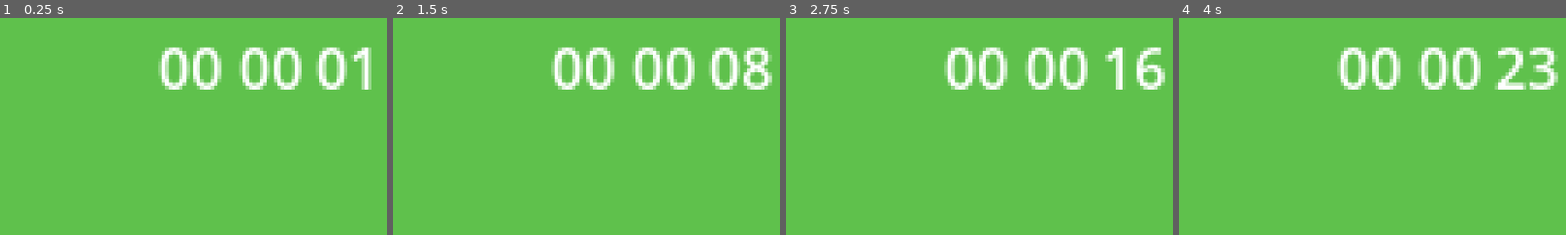
Above: before the commit, frames 1-4 (left to right).
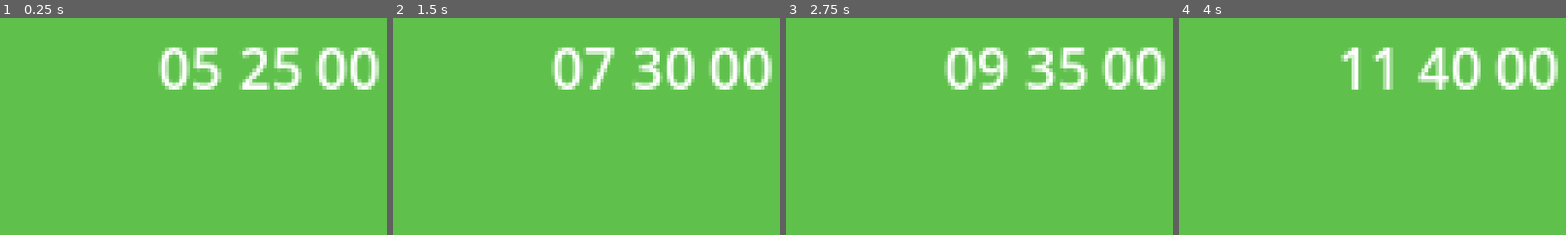
Above: after the commit, the same moments.

Repository: DylanTan1/teemwagyu-sss
Game: Godot game, scene res://scenes/main_game.tscn
Two runs of this game, one before a commit and one after it. Both use one fixed random seed, a clock stepped at 60 frames per second and the inputs below.
Inputs:
- Up to frame 1 (0.25 s): no input
- Up to frame 2 (1.5 s): no input
- Up to frame 3 (2.75 s): no input
- Up to frame 4 (4 s): no input
The pictures show only the part of the screen within x 50-100%, y 0-50%; the shares and areas given below are measured in that part.

The runs differ from the first frame. In frame 1, 3.4% of the frame differs, in the area x 49-98%, y 13-34%; in frame 2, 2.6%; in frame 3, 3.9%; in frame 4, 5.1%, in the area x 40-98%, y 13-34%.

Commit message:
added directional light 2d to mask night with a tint. added a signal reference example under daynight_indicator to check current day night state if need to refer

Diff:
--- /dev/null
+++ b/cowgame/scenes/base_enemy.tscn
@@ -0,0 +1,8 @@
+[gd_scene load_steps=2 format=3 uid="uid://buy2nwh0efe2s"]
+
+[ext_resource type="Script" path="res://scripts/base_enemy.gd" id="1_g0bd7"]
+
+[node name="BaseEnemy" type="CharacterBody2D"]
+script = ExtResource("1_g0bd7")
+
+[node name="CollisionShape2D" type="CollisionShape2D" parent="."]
--- /dev/null
+++ b/cowgame/scenes/day_night.tscn
@@ -0,0 +1,26 @@
+[gd_scene load_steps=5 format=3 uid="uid://ce45d5h80s4t"]
+
+[ext_resource type="Script" path="res://scripts/day_night.gd" id="1_jultr"]
+[ext_resource type="Script" path="res://scripts/date_time.gd" id="2_rtxg2"]
+
+[sub_resource type="Resource" id="Resource_t4mel"]
+script = ExtResource("2_rtxg2")
+seconds = 0
+minutes = 0
+hours = 5
+days = 0
+
+[sub_resource type="Resource" id="Resource_3a4ob"]
+script = ExtResource("2_rtxg2")
+seconds = 0
+minutes = 0
+hours = 19
+days = 0
+
+[node name="day_night" type="DirectionalLight2D"]
+blend_mode = 2
+script = ExtResource("1_jultr")
+day_color = Color(1, 1, 1, 1)
+night_color = Color(0.464749, 0.283493, 0.825311, 1)
+day_time = SubResource("Resource_t4mel")
+night_time = SubResource("Resource_3a4ob")
--- a/cowgame/scenes/main_game.tscn
+++ b/cowgame/scenes/main_game.tscn
@@ -1,34 +1,26 @@
-[gd_scene load_steps=8 format=3 uid="uid://blg3dqwh0kukr"]
+[gd_scene load_steps=10 format=3 uid="uid://blg3dqwh0kukr"]
 
 [ext_resource type="PackedScene" uid="uid://cmyptxyc8gixb" path="res://scenes/base_level.tscn" id="1_ls7u1"]
 [ext_resource type="Script" path="res://scripts/time_system.gd" id="2_gc8ho"]
 [ext_resource type="Script" path="res://scripts/date_time.gd" id="3_7xfef"]
 [ext_resource type="PackedScene" uid="uid://cri1u3jjbk6n8" path="res://ui/time_ui.tscn" id="5_rbjay"]
 [ext_resource type="Script" path="res://ui/time_ui.gd" id="6_2ppgh"]
+[ext_resource type="PackedScene" uid="uid://ce45d5h80s4t" path="res://scenes/day_night.tscn" id="6_iqqq7"]
+[ext_resource type="Script" path="res://scripts/daynight_indicator.gd" id="7_0f1sk"]
 
 [sub_resource type="Resource" id="Resource_htryv"]
 script = ExtResource("3_7xfef")
 seconds = 0
 minutes = 0
-hours = 0
+hours = 5
 days = 0
 
-[sub_resource type="GDScript" id="GDScript_ygj84"]
-script/source = "extends Node
-
-func get_hours():
-	# Get a reference to the TimeSystem node
-	var time_system = get_node(\"/res/TimeSystem\") # Adjust the path based on your scene tree
-	print_debug(time_system)
-	# Access the date_time instance inside TimeSystem
-	var date_time = time_system.date_time
-
-	# Access the hours from the date_time object
-	print_debug(\"Hours\", date_time.hours)
-
-func _process(delta: float) -> void:
-	pass
-"
+[sub_resource type="Resource" id="Resource_2unld"]
+script = ExtResource("3_7xfef")
+seconds = 0
+minutes = 0
+hours = 5
+days = 0
 
 [node name="main_game" type="Node"]
 
@@ -39,9 +31,7 @@
 [node name="TimeSystem" type="Node" parent="."]
 script = ExtResource("2_gc8ho")
 date_time = SubResource("Resource_htryv")
-
-[node name="Node" type="Node" parent="."]
-script = SubResource("GDScript_ygj84")
+ticks_pr_second = 6000
 
 [node name="CanvasLayer" type="CanvasLayer" parent="."]
 
@@ -53,4 +43,13 @@
 scale = Vector2(5.2, 5.2)
 script = ExtResource("6_2ppgh")
 
+[node name="day_night" parent="." node_paths=PackedStringArray("time_system") instance=ExtResource("6_iqqq7")]
+day_time = SubResource("Resource_2unld")
+time_system = NodePath("../TimeSystem")
+
+[node name="daynight_indicator" type="Node" parent="."]
+script = ExtResource("7_0f1sk")
+
 [connection signal="updated" from="TimeSystem" to="CanvasLayer/TimeIndicator" method="_on_time_system_updated"]
+[connection signal="updated" from="TimeSystem" to="day_night" method="update"]
+[connection signal="currentDayState" from="day_night" to="daynight_indicator" method="currentGameState"]
--- /dev/null
+++ b/cowgame/scenes/player.tscn
@@ -0,0 +1,21 @@
+[gd_scene load_steps=4 format=3 uid="uid://d6y2kg53mmhi"]
+
+[ext_resource type="Texture2D" uid="uid://cg6lsmu2f0us1" path="res://icon.svg" id="1_4bm6q"]
+[ext_resource type="Script" path="res://scripts/player.gd" id="1_384x8"]
+
+[sub_resource type="RectangleShape2D" id="RectangleShape2D_hbu3u"]
+size = Vector2(49, 49)
+
+[node name="Player" type="CharacterBody2D"]
+script = ExtResource("1_384x8")
+speed = 350.0
+
+[node name="CollisionShape2D" type="CollisionShape2D" parent="."]
+position = Vector2(0.5, -0.5)
+shape = SubResource("RectangleShape2D_hbu3u")
+
+[node name="Icon" type="Sprite2D" parent="."]
+scale = Vector2(0.398926, 0.398926)
+texture = ExtResource("1_4bm6q")
+
+[node name="Camera2D" type="Camera2D" parent="."]
--- /dev/null
+++ b/cowgame/scripts/base_enemy.gd
@@ -0,0 +1,6 @@
+extends CharacterBody2D
+
+
+func _physics_process(delta: float) -> void:
+
+	move_and_slide()
--- a/cowgame/scripts/date_time.gd
+++ b/cowgame/scripts/date_time.gd
@@ -25,4 +25,11 @@
 	minutes = minutes % 60
 	hours = hours % 24
 
-	print_debug(str(days)+ ":"+ str(hours)+ ":" + str(minutes)+ ":" + str(seconds))
+	#print_debug(str(days)+ ":"+ str(hours)+ ":" + str(minutes)+ ":" + str(seconds))
+
+func diff_without_days(other_time: DateTime) -> int:
+	var diff_hours = hours - other_time.hours
+	var diff_minutes = minutes - other_time.minutes + diff_hours * 60
+	var diff_seconds = minutes - other_time.seconds + diff_minutes * 60
+
+	return diff_seconds
--- /dev/null
+++ b/cowgame/scripts/day_night.gd
@@ -0,0 +1,63 @@
+extends DirectionalLight2D
+
+@export var day_color: Color
+@export var night_color: Color
+@export var day_time: DateTime
+@export var night_time: DateTime
+@export var transition_time: int = 30
+@export var time_system: TimeSystem
+
+signal currentDayState
+
+var in_transition: bool = false
+
+enum DayState{DAY, NIGHT}
+var current_state: DayState = DayState.DAY
+
+@onready var time_map: Dictionary = {
+	DayState.DAY: day_time,
+	DayState.NIGHT: night_time,
+}
+
+@onready var transition_map: Dictionary = {
+	DayState.DAY: DayState.NIGHT,
+	DayState.NIGHT: DayState.DAY,
+}
+
+@onready var color_map: Dictionary = {
+	DayState.DAY: day_color,
+	DayState.NIGHT: night_color,
+}
+
+func _ready() -> void:
+	var diff_day_start = time_system.date_time.diff_without_days(day_time)
+	var diff_night_start = time_system.date_time.diff_without_days(night_time)
+	if diff_day_start < 0 || diff_night_start > 0:
+		current_state = DayState.NIGHT
+
+func update(game_time: DateTime) -> void:
+	var next_state = transition_map[current_state]
+	var change_time = time_map[next_state]
+	var time_diff = change_time.diff_without_days(game_time)
+	var test_state = current_state
+	currentDayState.emit(test_state) #test emit day/night states
+
+	if in_transition:
+		update_transition(time_diff, next_state)
+	elif time_diff > 0 && time_diff < (transition_time * 60):
+		in_transition = true
+		update_transition(time_diff, next_state)
+	else:
+		color = color_map[current_state]
+
+	if time_diff > 0 && time_diff < (transition_time * 60):
+		in_transition = true
+
+
+func update_transition(time_diff: int, next_state: DayState) -> void:
+	var ratio = 1 - (time_diff as float / (transition_time * 60))
+	if ratio > 1:
+		current_state = next_state
+		in_transition = false
+	else:
+		color = color_map[current_state].lerp(color_map[next_state], ratio)
--- /dev/null
+++ b/cowgame/scripts/daynight_indicator.gd
@@ -0,0 +1,9 @@
+extends Node
+
+#signals from  day_night node will trigger this function
+func currentGameState(currentState):
+
+	if currentState == 0:
+		print_debug("It's day time!")
+	else :
+		print_debug("It's night time!")
--- /dev/null
+++ b/cowgame/scripts/player.gd
@@ -0,0 +1,35 @@
+extends CharacterBody2D
+
+@export var speed: float = 500
+@export var max_health: int = 100
+@export var current_health: int = 5
+var is_lose: bool
+
+func _physics_process(delta: float) -> void:
+	var direction = Input.get_vector("move_left", "move_right", "move_up", "move_down")
+	velocity = direction * speed
+	move_and_slide()
+
+
+
+#Call this when increasing speed
+func gain_speed(speed: float) -> void:
+	speed += speed
+
+#Call thsi when losing speed
+func lose_speed(speed: float) -> void:
+	speed -= speed
+
+#Call this when increasing max health
+func gain_max_health(health: int) -> void:
+	max_health += health
+
+# Call this when gaining health from consumables
+func gain_health(health: int) -> void:
+	current_health = min(max_health, current_health + health)
+
+# Call this when losing health
+func lose_health(health: int) -> void:
+	current_health = max(0, current_health - health)
+	if current_health < 1:
+		is_lose = true
--- a/cowgame/scripts/time_system.gd
+++ b/cowgame/scripts/time_system.gd
@@ -1,6 +1,8 @@
 class_name TimeSystem extends Node
 
 signal updated
+
+
 
 @export var date_time: DateTime
 @export var ticks_pr_second: int = 6
Not shown, removed: cowgame.zip
